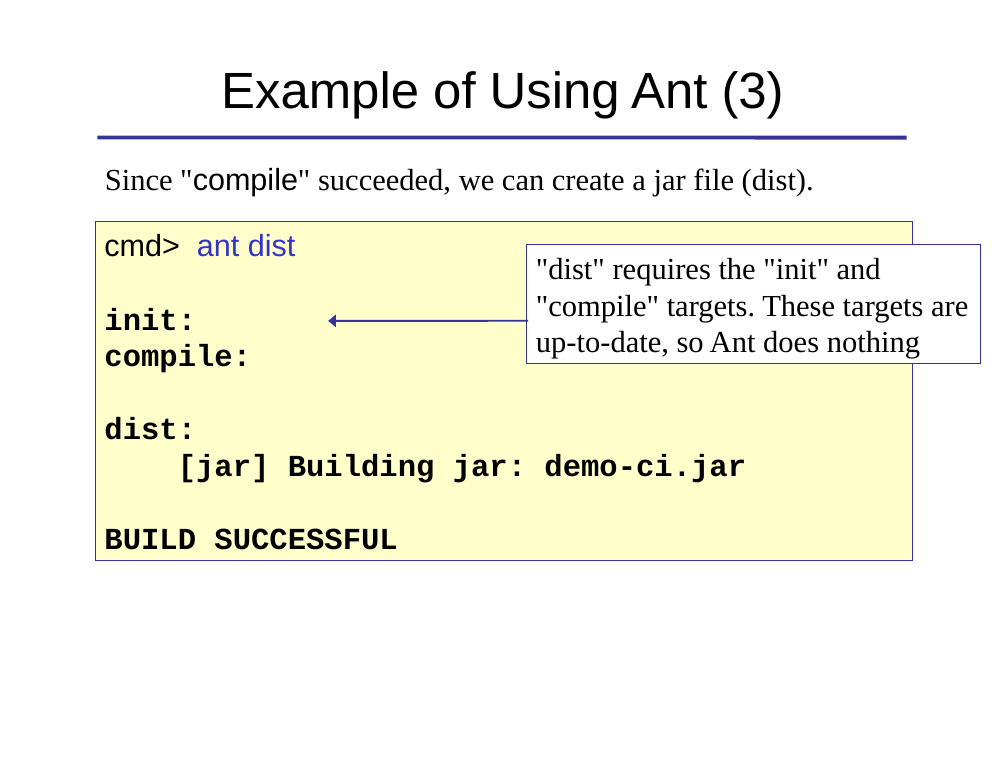
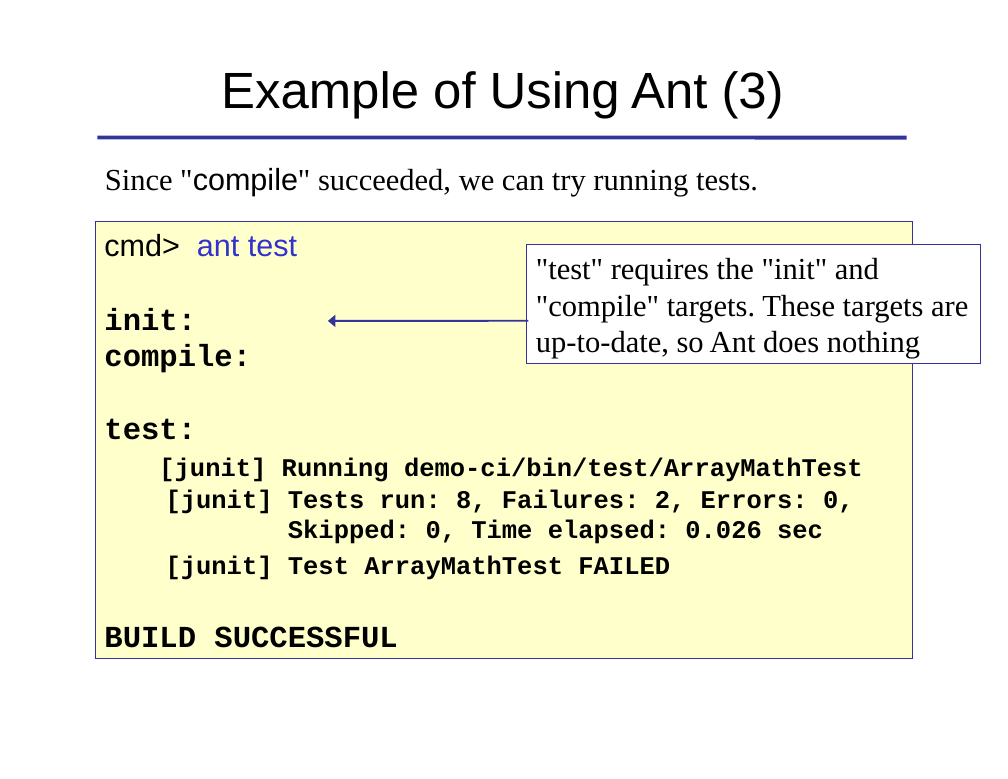
Before and after one commit to cpske/ISP, a slide deck: slide 5 of automate/Ant.ppt. Drawn at 1008x779 pixels with LibreOffice and Linux fonts; fonts in the diff are those of the drawing. Boxes give left, top, right and bottom in pixels: in the first picture for what was removed or moved away, otherwise in the second. Text is boxed around its words. In the diff, an @@ line names an element or a change of style, - is before the commit and + after.

Commit message:
minor change in Ant slides

```diff
--- a/automate/Ant.ppt
+++ b/automate/Ant.ppt
@@ text at box(105, 168, 758, 197): text changed @@
-Since "compile" succeeded, we can create a jar file (dist).
+Since "compile" succeeded, we can try running tests.
@@ rectangle "cmd> ant test": place and size @@
-rectangle "cmd> ant test" at box(95, 222, 913, 561)
+rectangle "cmd> ant test" at box(95, 222, 913, 659)
@@ text in rectangle at box(104, 234, 297, 257): text changed @@
-cmd> ant dist
+cmd> ant test
@@ text in rectangle at box(536, 257, 968, 359): text changed @@
-"dist" requires the "init" and "compile" targets. These targets are up-to-date, so Ant does nothing
+"test" requires the "init" and "compile" targets. These targets are up-to-date, so Ant does nothing
@@ text in rectangle at box(104, 418, 863, 580): text changed; size 24 to 20 pt @@
-dist:
-[jar] Building jar: demo-ci.jar
+test:
+[junit] Running demo-ci/bin/test/ArrayMathTest
+[junit] Tests run: 8, Failures: 2, Errors: 0,
+Skipped: 0, Time elapsed: 0.026 sec
+[junit] Test ArrayMathTest FAILED
```
Also in this commit, not shown: 7 other slides changed, 1 other file.
